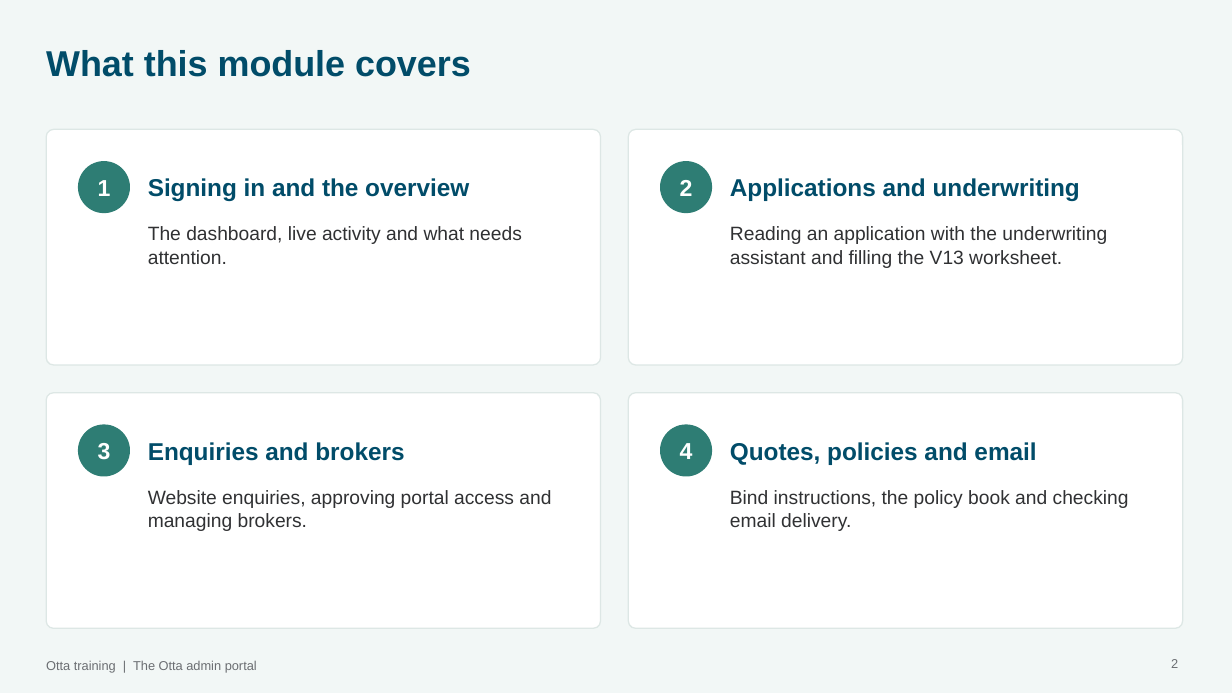
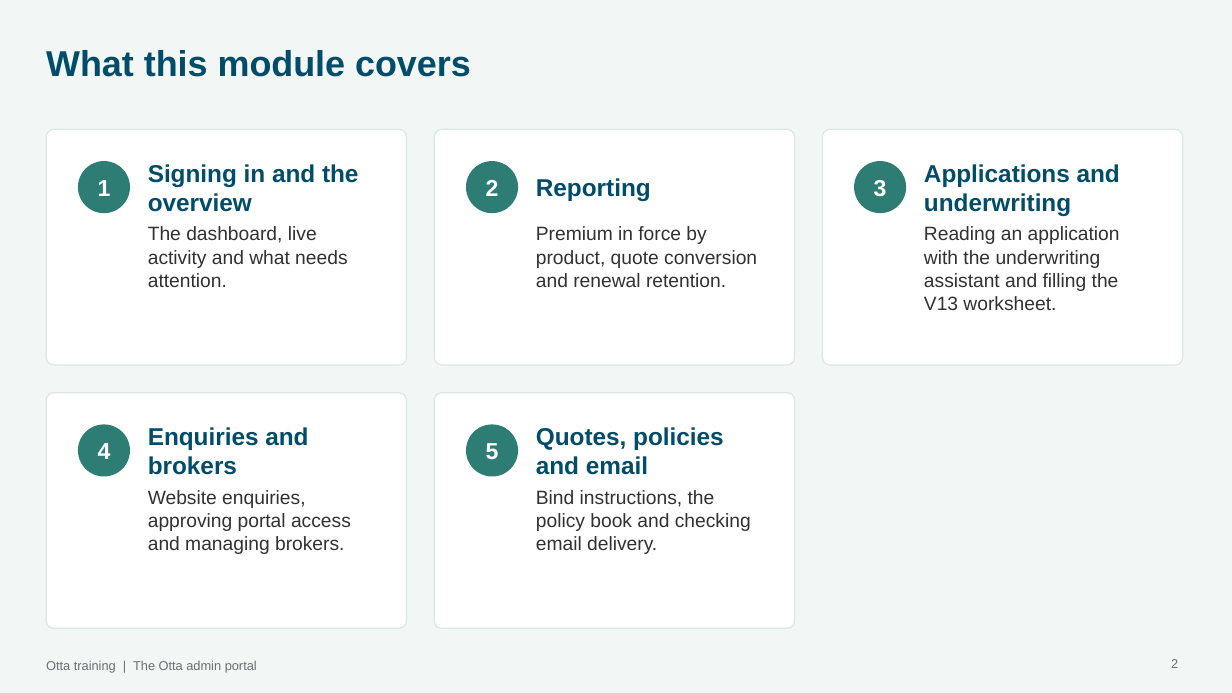
Before and after one commit to rebeccakfurness-boop/otta-MVP, a slide deck: slide 2 of docs/training/Otta training 2 - The admin portal.pptx. Drawn at 1232x693 pixels with LibreOffice and Linux fonts; fonts in the diff are those of the drawing; background and template pictures are left out. Boxes give left, top, right and bottom in pixels: in the first picture for what was removed or moved away, otherwise in the second. Text is boxed around its words. In the diff, an @@ line names an element or a change of style, - is before the commit and + after.

```diff
--- a/docs/training/Otta training 2 - The admin portal.pptx
+++ b/docs/training/Otta training 2 - The admin portal.pptx
@@ rounded rectangle: place and size @@
-rounded rectangle at [46,129,601,365]
+rounded rectangle at [46,129,407,365]
@@ rounded rectangle: place and size @@
-rounded rectangle at [628,129,1183,365]
+rounded rectangle at [434,129,795,365]
@@ rounded rectangle: place and size @@
-rounded rectangle at [46,393,601,628]
+rounded rectangle at [823,129,1183,365]
@@ text "Signing in and the overview" rewrapped from [148,178,469,201] to [148,164,358,212] @@
@@ text added at [536,178,651,201], 19 pt, text #014C69, bold @@
+Reporting
@@ text "3": place and size @@
-text "3" at [98,443,111,460]
+text "3" at [874,180,887,197]
@@ ellipse added at [855,162,906,213], fill #2E7D74, outline #2E7D74 1 pt @@
@@ text "Applications and underwriting" rewrapped from [730,178,1080,201] to [924,164,1120,216] @@
@@ text "The dashboard, live activity and ..." rewrapped from [148,226,521,264] to [148,226,347,287] @@
@@ text added at [536,226,757,287], 15 pt, text #303133 @@
+Premium in force by product, quote conversion and renewal retention.
@@ text "Reading an application with the ..." rewrapped from [730,226,1107,268] to [924,226,1120,310] @@
@@ rounded rectangle: place and size @@
-rounded rectangle at [628,393,1183,628]
+rounded rectangle at [46,393,407,628]
@@ rounded rectangle added at [434,393,795,628], fill #FFFFFF, outline #DDE7E5 1 pt @@
@@ text "4": place and size @@
-text "4" at [680,443,693,459]
+text "4" at [98,443,111,459]
@@ text "Enquiries and brokers" rewrapped from [148,442,404,465] to [148,427,308,475] @@
@@ 2 ellipses, 1 text: place and size @@
-2 ellipses, 1 text at [661,162,712,476]
+2 ellipses, 1 text at [467,162,518,476]
@@ text added at [486,443,499,459], 18 pt, text #FFFFFF, bold @@
+5
@@ text "Quotes, policies and email" rewrapped from [730,442,1036,465] to [536,427,724,475] @@
@@ text "Website enquiries, approving portal access ..." rewrapped from [148,490,551,531] to [148,490,351,554] @@
@@ text "Bind instructions, the policy book ..." rewrapped from [730,490,1129,531] to [536,490,751,554] @@
```
Also in this commit, not shown: 5 other slides changed, 5 slides added, 36 other files.
